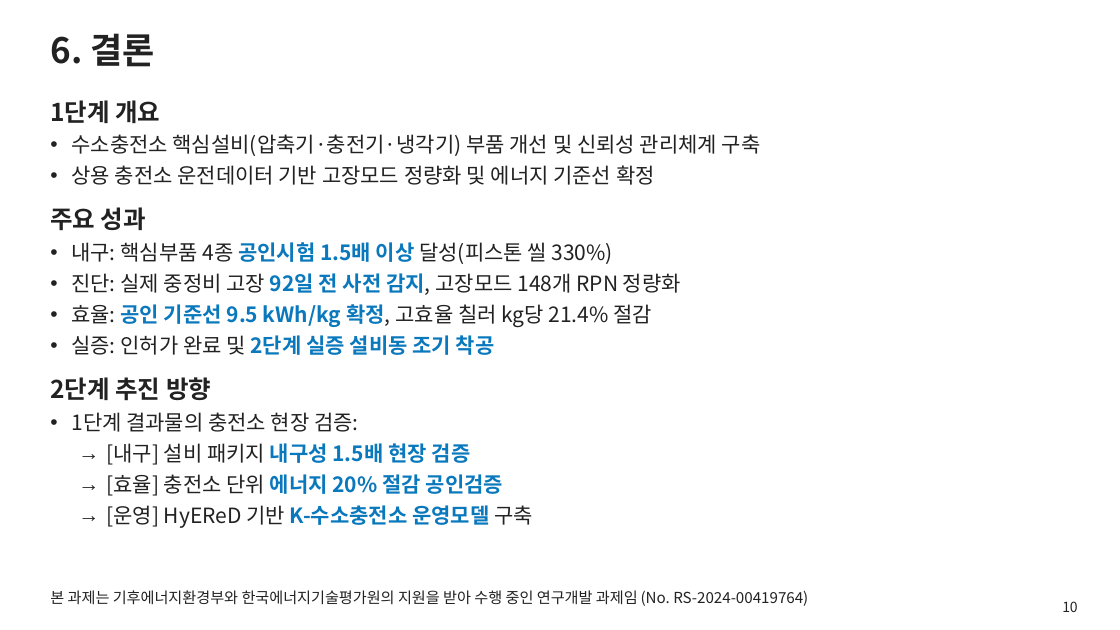
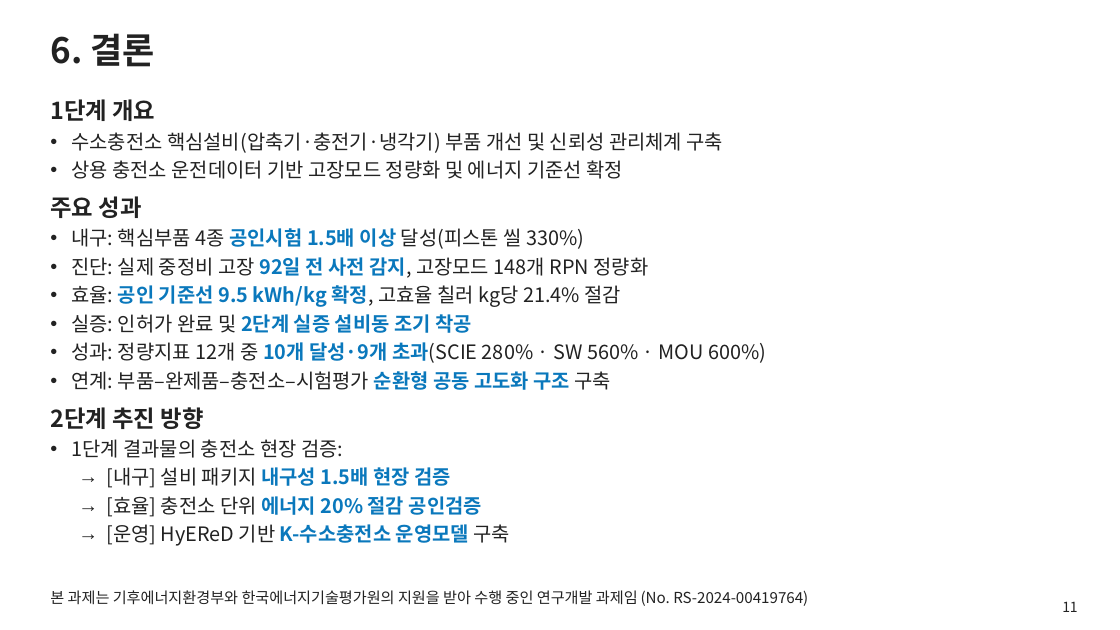
Before and after one commit to jungdw180-debug/h2, a slide deck: slide 11 of slides/1단계_단계평가_현장평가판.pptx (slide 10 before the commit). Drawn at 1120x630 pixels with LibreOffice and Linux fonts; fonts in the diff are those of the drawing; background and template pictures are left out. Boxes give left, top, right and bottom in pixels: in the first picture for what was removed or moved away, otherwise in the second. Text is boxed around its words. In the diff, an @@ line names an element or a change of style, - is before the commit and + after.

```diff
--- a/slides/1단계_단계평가_현장평가판.pptx
+++ b/slides/1단계_단계평가_현장평가판.pptx
@@ text at (x1=50, y1=99, x2=724, y2=546): size 21 to 20 pt in "1단계 개요", "주요 성과", "2단계 추진 방향"; size 18 to 17 pt in "수소충전소 핵심설비(압축기·충전기·냉각기) 부품 개선 및 신뢰성 관리체계 ...", "상용 충전소 운전데이터 기반 고장모드 정량화 및 ...", "내구: 핵심부품 4종 공인시험 1.5배 이상 달성(피스톤 ...", "진단: 실제 중정비 고장 92일 전 사전 ..." and 6 more places; less space between paragraphs @@
@@ text at (x1=71, y1=342, x2=766, y2=390): paragraphs added @@
+• 성과: 정량지표 12개 중 10개 달성·9개 초과(SCIE 280% · SW 560% · MOU 600%)
+• 연계: 부품–완제품–충전소–시험평가 순환형 공동 고도화 구조 구축
@@ page number at (x1=1062, y1=601, x2=1078, y2=612): text changed @@
-10
+11
```
Also in this commit, not shown: 2 other slides changed, 1 slide added, 8 other files.
